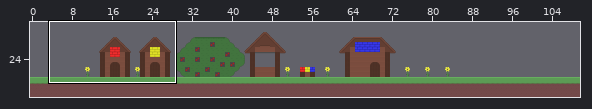
A Tiled map (JSON) gets an edit: Color Quest/Color Quest/assets/TileMaps/Tutorial.json. The picture above shows the old version from afar; the outline marks the close-up.
Close-up. Before:
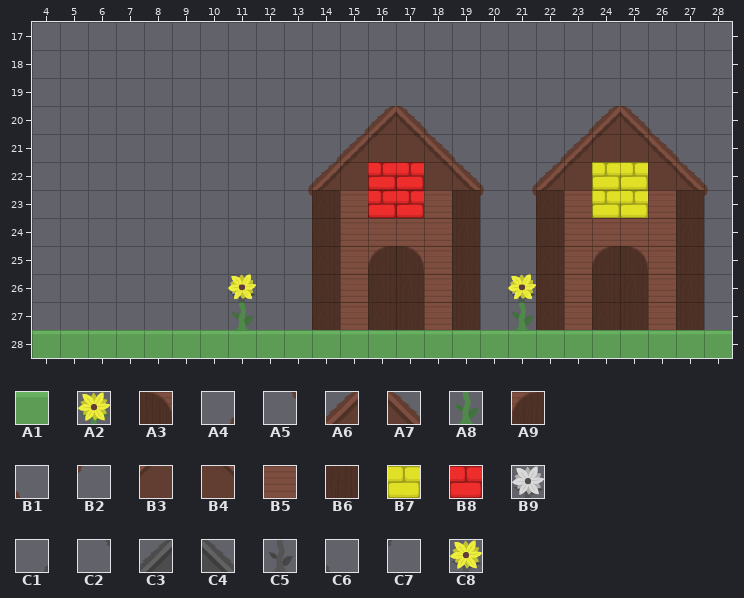
Cells are 32x32 px. Shown: x 4..28, y 17..28. The commit also changed other parts of the map, which this record leaves out.
Key: from "color_tiles_2": A1 0, A2 1, A3 2, A4 3, A5 3 flipped up-down, A6 4, A7 5, A8 8, A9 9, B1 10, B2 10 flipped up-down, B3 11, B4 12, B5 15, B6 16, B7 18, B8 20, B9 43, C1 45, C2 45 flipped up-down, C3 46, C4 47, C5 50, C6 52, C7 52 flipped up-down, C8 59.
__ is an empty cell, ## one hidden under a higher layer.
Layers that did not change in this view are not listed.
Layer "Ground_1" before, first column x 4:
18 __ __ __ __ __ __ __ __ __ __ __ __ __ __ __ __ __ __ __ __ __ __ __ __ __
19 __ __ __ __ __ __ __ __ __ __ __ __ __ __ __ __ __ __ __ __ __ __ __ __ __
20 __ __ __ __ __ __ __ __ __ __ __ __ C3 C4 __ __ __ __ __ __ C3 C4 __ __ __
21 __ __ __ __ __ __ __ __ __ __ __ C3 ## ## C4 __ __ __ __ C3 ## ## C4 __ __
22 __ __ __ __ __ __ __ __ __ __ C3 ## ## ## ## C4 __ __ C3 ## ## ## ## C4 __
23 __ __ __ __ __ __ __ __ __ __ __ __ ## ## __ __ __ __ __ __ ## ## __ __ __
24 __ __ __ __ __ __ __ __ __ __ __ __ __ __ __ __ __ __ __ __ __ __ __ __ __
25 __ __ __ __ __ __ __ __ __ __ __ __ __ __ __ __ __ __ __ __ __ __ __ __ __
26 __ __ __ __ __ __ __ __ __ __ __ __ __ __ __ __ __ __ __ __ __ __ __ __ __
27 __ __ __ __ __ __ __ __ __ __ __ __ __ __ __ __ __ __ __ __ __ __ __ __ __
28 ## ## ## ## ## ## ## ## ## ## ## ## ## ## ## ## ## ## ## ## ## ## ## ## ##
Layer "Background_1" before, first column x 4:
18 __ __ __ __ __ __ __ __ __ __ __ __ __ __ __ __ __ __ __ __ __ __ __ __ __
19 __ __ __ __ __ __ __ __ __ __ __ __ __ __ __ __ __ __ __ __ __ __ __ __ __
20 __ __ __ __ __ __ __ __ __ __ __ C1 C3 C4 C6 __ __ __ __ C1 C3 C4 C6 __ __
21 __ __ __ __ __ __ __ __ __ __ C1 C3 ## ## C4 C6 __ __ C1 C3 ## ## C4 C6 __
22 __ __ __ __ __ __ __ __ __ C1 C3 ## ## ## ## C4 C6 C1 C3 ## ## ## ## C4 C6
23 __ __ __ __ __ __ __ __ __ C2 ## ## ## ## ## ## C7 C2 ## ## ## ## ## ## C7
24 __ __ __ __ __ __ __ __ __ __ ## ## ## ## ## ## __ __ ## ## ## ## ## ## __
25 __ __ __ __ __ __ __ __ __ __ ## ## ## ## ## ## __ __ ## ## ## ## ## ## __
26 __ __ __ __ __ __ __ B9 __ __ ## ## ## ## ## ## __ B9 ## ## ## ## ## ## __
27 __ __ __ __ __ __ __ C5 __ __ ## ## ## ## ## ## __ C5 ## ## ## ## ## ## __
28 ## ## ## ## ## ## ## ## ## ## ## ## ## ## ## ## ## ## ## ## ## ## ## ## ##
Layer "Ground_0" before, first column x 4:
18 __ __ __ __ __ __ __ __ __ __ __ __ __ __ __ __ __ __ __ __ __ __ __ __ __
19 __ __ __ __ __ __ __ __ __ __ __ __ __ __ __ __ __ __ __ __ __ __ __ __ __
20 __ __ __ __ __ __ __ __ __ __ __ __ A6 A7 __ __ __ __ __ __ A6 A7 __ __ __
21 __ __ __ __ __ __ __ __ __ __ __ A6 ## ## A7 __ __ __ __ A6 ## ## A7 __ __
22 __ __ __ __ __ __ __ __ __ __ A6 ## ## ## ## A7 __ __ A6 ## ## ## ## A7 __
23 __ __ __ __ __ __ __ __ __ __ __ __ ## ## __ __ __ __ __ __ ## ## __ __ __
24 __ __ __ __ __ __ __ __ __ __ __ __ __ __ __ __ __ __ __ __ __ __ __ __ __
25 __ __ __ __ __ __ __ __ __ __ __ __ __ __ __ __ __ __ __ __ __ __ __ __ __
26 __ __ __ __ __ __ __ __ __ __ __ __ __ __ __ __ __ __ __ __ __ __ __ __ __
27 __ __ __ __ __ __ __ __ __ __ __ __ __ __ __ __ __ __ __ __ __ __ __ __ __
28 A1 A1 A1 A1 A1 A1 A1 A1 A1 A1 A1 A1 A1 A1 A1 A1 A1 A1 A1 A1 A1 A1 A1 A1 A1
Layer "Background_0" before, first column x 4:
18 __ __ __ __ __ __ __ __ __ __ __ __ __ __ __ __ __ __ __ __ __ __ __ __ __
19 __ __ __ __ __ __ __ __ __ __ __ __ __ __ __ __ __ __ __ __ __ __ __ __ __
20 __ __ __ __ __ __ __ __ __ __ __ A4 A6 A7 B1 __ __ __ __ A4 A6 A7 B1 __ __
21 __ __ __ __ __ __ __ __ __ __ A4 A6 B3 B4 A7 B1 __ __ A4 A6 B3 B4 A7 B1 __
22 __ __ __ __ __ __ __ __ __ A4 A6 B3 ## ## B4 A7 B1 A4 A6 B3 ## ## B4 A7 B1
23 __ __ __ __ __ __ __ __ __ A5 B6 B5 ## ## B5 B6 B2 A5 B6 B5 ## ## B5 B6 B2
24 __ __ __ __ __ __ __ __ __ __ B6 B5 B5 B5 B5 B6 __ __ B6 B5 B5 B5 B5 B6 __
25 __ __ __ __ __ __ __ __ __ __ B6 B5 A9 A3 B5 B6 __ __ B6 B5 A9 A3 B5 B6 __
26 __ __ __ __ __ __ __ A2 __ __ B6 B5 B6 B6 B5 B6 __ A2 B6 B5 B6 B6 B5 B6 __
27 __ __ __ __ __ __ __ A8 __ __ B6 B5 B6 B6 B5 B6 __ A8 B6 B5 B6 B6 B5 B6 __
28 __ __ __ __ __ __ __ __ __ __ __ __ __ __ __ __ __ __ __ __ __ __ __ __ __
Layer "Yellow" before, first column x 4:
20 __ __ __ __ __ __ __ __ __ __ __ __ __ __ __ __ __ __ __ __ __ __ __ __ __
21 __ __ __ __ __ __ __ __ __ __ __ __ __ __ __ __ __ __ __ __ __ __ __ __ __
22 __ __ __ __ __ __ __ __ __ __ __ __ __ __ __ __ __ __ __ __ B7 B7 __ __ __
23 __ __ __ __ __ __ __ __ __ __ __ __ __ __ __ __ __ __ __ __ B7 B7 __ __ __
24 __ __ __ __ __ __ __ __ __ __ __ __ __ __ __ __ __ __ __ __ __ __ __ __ __
25 __ __ __ __ __ __ __ __ __ __ __ __ __ __ __ __ __ __ __ __ __ __ __ __ __
26 __ __ __ __ __ __ __ C8 __ __ __ __ __ __ __ __ __ C8 __ __ __ __ __ __ __
27 __ __ __ __ __ __ __ __ __ __ __ __ __ __ __ __ __ __ __ __ __ __ __ __ __
28 __ __ __ __ __ __ __ __ __ __ __ __ __ __ __ __ __ __ __ __ __ __ __ __ __
Once edited:
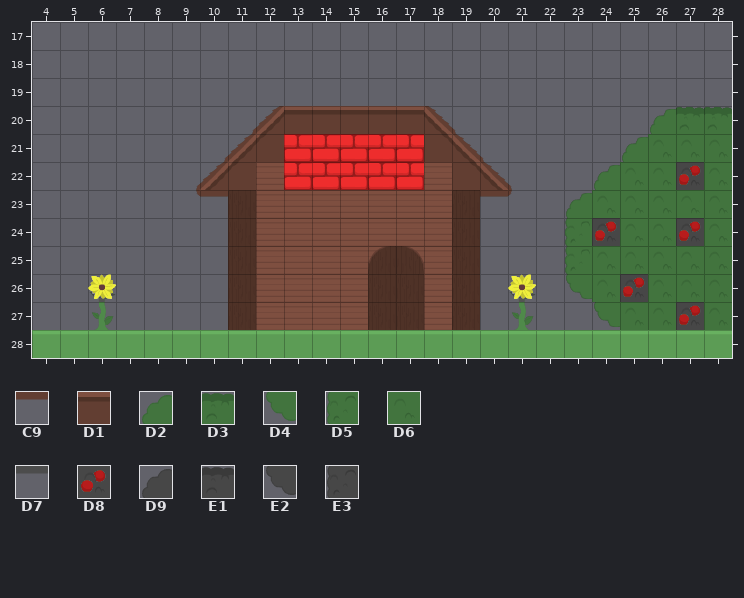
Further tiles: from "color_tiles_2": C9 6 flipped up-down, D1 13, D2 28, D3 30, D4 32, D5 35, D6 36, D7 48 flipped up-down, D8 66, D9 70, E1 72, E2 74, E3 77.
Edits made:
Changed rows in their new state; .. is an unchanged cell.
Layer "Ground_1":
first column x 14:
20 .. .. __ __ .. .. .. .. .. .. __ __ .. E1 E1
21 .. __ .. .. __ .. .. .. .. __ __ __ __ .. ..
22 __ .. .. .. .. __ .. .. __ __ __ .. .. __ ..
Layer "Background_1":
first column x 6:
20 .. .. .. .. .. C1 C3 .. .. ## ## ## C4 C6 .. .. .. __ __ __ D9 E1 E1
21 .. .. .. .. C1 C3 .. .. ## ## .. .. ## C4 C6 .. __ __ __ D9 ## ## ..
22 .. .. .. C1 C3 .. .. ## ## .. .. .. .. ## C4 C6 __ __ D9 .. .. ## ##
23 .. .. .. C2 D7 .. .. ## .. .. .. .. .. .. D7 C7 __ D9 .. .. .. .. ##
24 .. .. .. .. .. .. .. .. .. .. .. .. .. .. .. .. __ E3 .. .. .. .. ..
25 .. .. .. .. .. .. .. .. .. .. .. .. .. .. .. .. __ E3 .. .. .. .. ..
26 B9 .. .. .. .. ## .. .. .. .. .. .. .. .. .. .. __ E2 .. .. .. .. ..
27 C5 .. .. .. .. ## .. .. .. .. .. .. .. .. .. .. __ __ E2 .. .. .. ..
Layer "Ground_0":
first column x 14:
20 .. .. __ __ .. .. .. .. .. .. __ __ .. D3 D3
21 .. __ .. .. __ .. .. .. .. __ __ __ __ .. ..
22 __ .. .. .. .. __ .. .. __ __ __ .. .. __ ..
Layer "Background_0":
first column x 6:
20 .. .. .. .. .. A4 A6 D1 D1 D1 D1 D1 A7 B1 .. .. .. __ __ __ D2 D3 D3
21 .. .. .. .. A4 A6 B3 .. ## ## ## ## B4 A7 B1 .. __ __ __ D2 D6 D6 D6
22 .. .. .. A4 A6 B3 B5 ## ## ## .. .. B5 B4 A7 B1 __ __ D2 D6 D6 ## D6
23 .. .. .. A5 C9 B6 B5 B5 B5 .. B5 B5 .. .. C9 B2 __ D2 D6 D6 D6 D6 D6
24 .. .. .. .. .. B6 B5 B5 B5 .. .. .. .. .. .. .. __ D5 ## D6 D6 ## D6
25 .. .. .. .. .. B6 B5 B5 B5 .. .. .. .. .. .. .. __ D5 D6 D6 D6 D6 D6
26 A2 .. .. .. .. B6 B5 B5 B5 .. .. .. .. .. .. .. __ D4 D6 ## D6 D6 D6
27 A8 .. .. .. .. B6 B5 B5 B5 .. .. .. .. .. .. .. __ __ D4 D6 D6 ## D6
Layer "Yellow":
first column x 6:
22 .. .. .. .. .. .. .. .. .. .. .. .. .. .. .. .. .. .. __ __
23 .. .. .. .. .. .. .. .. .. .. .. .. .. .. .. .. .. .. __ __
26 C8 .. .. .. .. __ .. .. .. .. .. .. .. .. .. .. .. .. .. ..
Layer "Red":
first column x 13:
21 B8 B8 B8 B8 B8 .. .. .. .. .. .. .. .. .. ..
22 B8 B8 B8 .. .. .. .. .. .. .. .. .. .. .. D8
23 .. .. .. __ __ .. .. .. .. .. .. .. .. .. ..
24 .. .. .. .. .. .. .. .. .. .. .. D8 .. .. D8
26 .. .. .. .. .. .. .. .. .. .. .. .. D8 .. ..
27 .. .. .. .. .. .. .. .. .. .. .. .. .. .. D8
